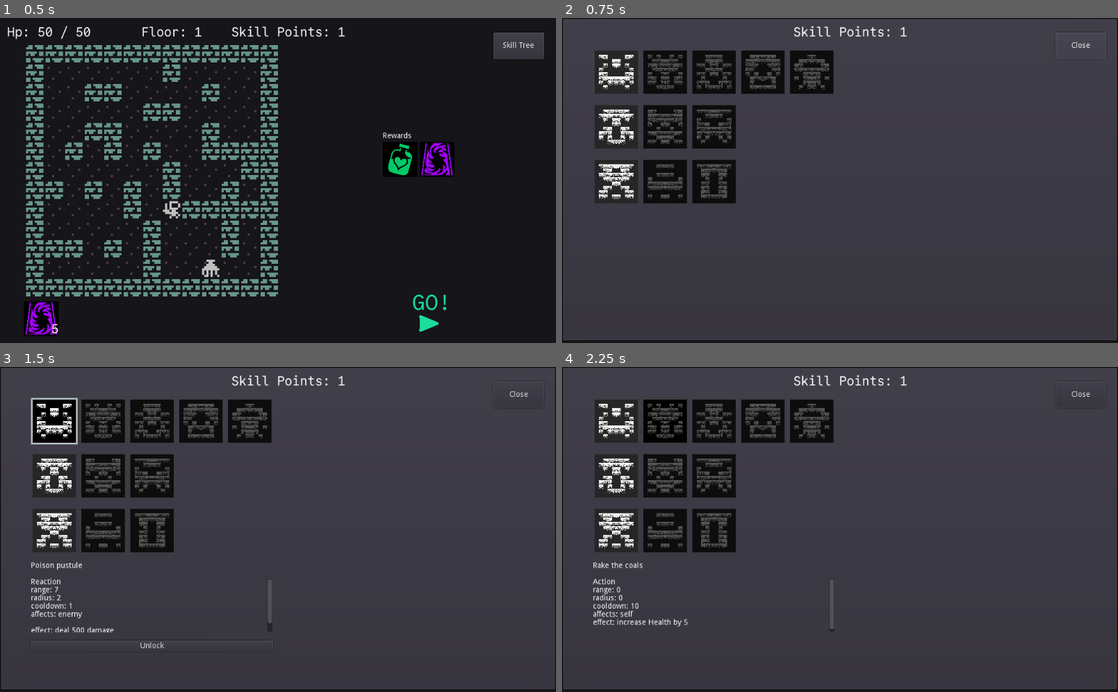
Above: before the commit, frames 1-4 (two rows, left to right).
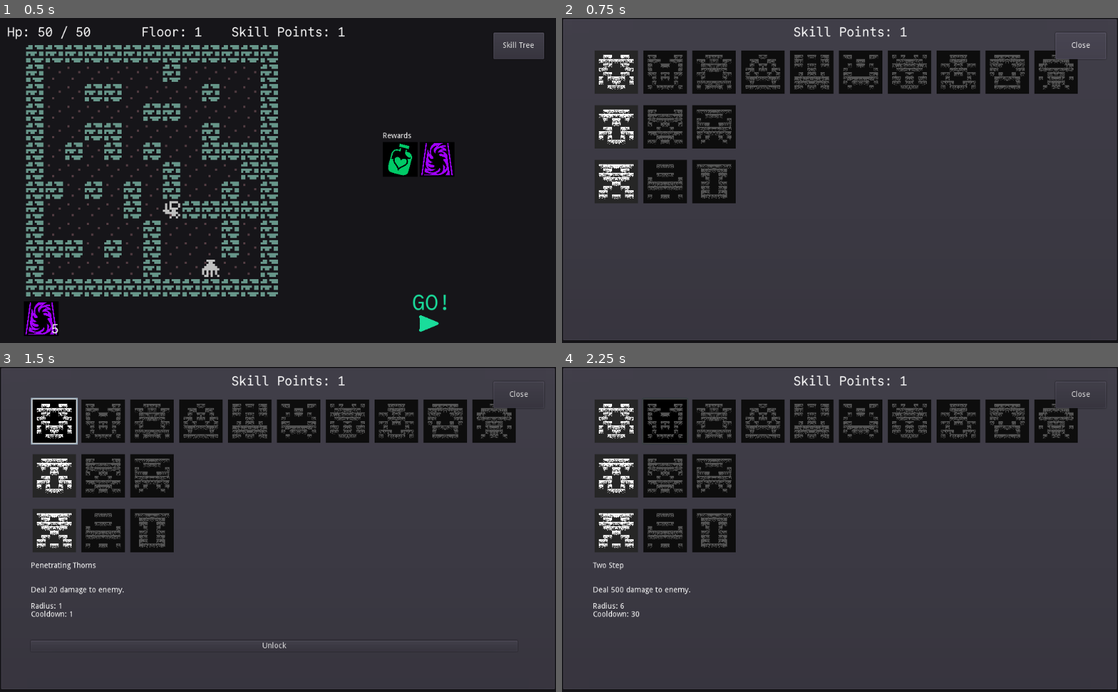
Above: after the commit, the same moments.

Repository: redxaxder/7DRL2024
Game: Godot game, scene res://main.tscn
The game is run twice, just before and just after one commit, with the same random seed, the same clock (stepped at 60 frames per second) and the same inputs.
Inputs (mouse positions are in pixels of both pictures, inside the frame that each line leads up to):
- Up to frame 1 (0.5 s): no input
- Up to frame 2 (0.75 s): click "Skill Tree" at 0.5 s
- Up to frame 3 (1.5 s): click (55, 422) at 1.27 s
- Up to frame 4 (2.25 s): click (667, 422) at 2.02 s

Frame 1 is identical in both runs. In frame 2, 5.3% of the frame differs, in the area x 6-93%, y 10-24%; in frame 3, 6.1%, in the area x 5-93%, y 10-87%; in frame 4, 6.0%.

Commit message:
Tweaking ability descriptions and adding untuned skills.

Diff:
--- a/data/consumables/Consumables.gd
+++ b/data/consumables/Consumables.gd
@@ -171,10 +171,12 @@
 func hover_button(config, button):
 	button.self_modulate = Color(1,1,1)
 	get_node("%ConsumableTooltip").text = config.name + ": " +config.description
+	get_node("%ConsumableTooltip").visible = true
 
 func unhover_button(config, button):
 	button.self_modulate = config.color
 	get_node("%ConsumableTooltip").text = ""
+	get_node("%ConsumableTooltip").visible = false
 
 func use_consumable(type: String):
 	if consumable_inventory[type] > 0:
--- a/data/skills/Ability.gd
+++ b/data/skills/Ability.gd
@@ -66,12 +66,14 @@
 func describe_effect(stats: StatBlock) -> String:
 	match effect.effect_type:
 		SkillsCore.EffectType.Damage:
-			return "deal {0} damage".format([power(stats)])
+			return "Deal {0} damage".format([power(stats)])
 		SkillsCore.EffectType.StatBuff:
-			var increase = "increase"
-			if effect.power < 0: increase = "decrease"
-			return "{increase} {stat} by {power}".format({
-				"increase": increase,
+			var increase = "Add"
+			if effect.power < 0: increase = "Decrease"
+			var buff = "buff" if effect.power > 0 else "debuff"
+
+			return "Add {power} {stat} {buff}".format({
+				"buff": buff,
 				"stat": Stat.NAME[effect.mod_stat],
 				"power": power(stats)
 			})
@@ -98,14 +100,28 @@
 	dict["cooldown"] = cooldown_time(stats)
 #	prints("hp", stats.max_hp())
 	var text = ""
-	text += "{trigger}\n".format(dict)
-	text += "range: {range}\n".format(dict)
-	text += "radius: {radius}\n".format(dict)
-	text += "cooldown: {cooldown}\n".format(dict)
-	text += "affects: {target}\n".format(dict)
+	# text += "{trigger}\n".format(dict)
 	if activation.trigger == SkillsCore.Trigger.Automatic:
 		text += "{activation_text}\n".format(dict)
-	text += "effect: {effect_text}\n".format(dict)
+
+	text += "{effect_text}".format(dict)
+	text += " to {target}.\n".format(dict)
+
+	for m in modifiers:
+		text += "{0} scales off {1}% of {2}.  \n".format([
+			ModParam.keys()[m.modified_param],
+			str(m.coefficient),
+			Stat.Kind.keys()[m.modifier_stat]
+		])
+	text += "\n"
+
+	if dict["range"] > 0:
+		text += "Range: {range}\n".format(dict)
+	if dict["radius"] > 0:
+		text += "Radius: {radius}\n".format(dict)
+	if dict["cooldown"] > 0:
+		text += "Cooldown: {cooldown}\n".format(dict)
+
 	return text
 
 
--- a/data/skills/Bonus.gd
+++ b/data/skills/Bonus.gd
@@ -2,8 +2,8 @@
 
 class_name Bonus
 
-export var stat: int = 0
-export var power: int = 0
+var stat: int = 0
+var power: int = 0
 
 func initialize_bonus(_stat: int, bpower: int):
 	stat = _stat
@@ -17,7 +17,7 @@
 		description += "Permanently lowers "
 	description += Stat.NAME[stat]
 	if power > 0:
-		description += " by {0}".format([power])
+		description += " by {0}.".format([power])
 	else:
-		description += " by {0}".format([-power])
+		description += " by {0}.".format([-power])
 	return description
--- a/data/skills/SkillTree.gd
+++ b/data/skills/SkillTree.gd
@@ -185,12 +185,108 @@
 		"targets": SkillsCore.Target.Enemies,
 		"modifiers": [
 			# as a rule, single digit coefficients on mods
-			Ability.mod(Stat.Kind.Health, Ability.ModParam.Radius, 10)
+			Ability.mod(Stat.Kind.Guts, Ability.ModParam.Radius, 10)
 		],
 		"row": 2
 	})
 
 	append_skill(create_ability_skill(aoe_test_ability), 1)
+
+
+	append_and_create_ability({
+		"label": "Penetrating Thorns",
+		"element": Elements.Kind.Physical,
+		"row": 0,
+			# ***EFFECT***
+		"effect_type":	SkillsCore.EffectType.Damage,
+		"power": 20,
+			# ***EFFECT AIM***
+		"trigger_aim": 	SkillsCore.TriggerAim.EventTarget,
+		"ability_range": 0,
+		"radius": 1,
+		"targets": 		SkillsCore.Target.Enemies,
+			# ***TRIGGER***
+		"trigger": 		SkillsCore.Trigger.Automatic,
+		"filter": 		Activation.Filter.Attack,
+		"filter_actor": 	SkillsCore.Target.Enemies,
+		"cooldown_time":	0,
+	})
+
+	append_and_create_ability({
+		"label": "Two Step",
+		"element": Elements.Kind.Physical,
+		"row": 0,
+			# ***EFFECT***
+		"effect_type":	SkillsCore.EffectType.Damage,
+		"power": 500,
+			# ***EFFECT AIM***
+		"trigger_aim": 	SkillsCore.TriggerAim.Self,
+		"ability_range": 0,
+		"radius": 6,
+		"targets": 		SkillsCore.Target.Enemies,
+			# ***TRIGGER***
+		"trigger": 		SkillsCore.Trigger.Automatic,
+		"filter": 		Activation.Filter.Dodge,
+		"filter_actor": 	SkillsCore.Target.Enemies,
+		"cooldown_time":	30,
+	})
+
+	append_and_create_ability({
+		"label": "Peerless Sleight",
+		"element": Elements.Kind.Physical,
+		"row": 0,
+			# ***EFFECT***
+		"effect_type":	SkillsCore.EffectType.Damage,
+		"power": 500,
+			# ***EFFECT AIM***
+		"trigger_aim": 	SkillsCore.TriggerAim.Self,
+		"ability_range": 0,
+		"radius": 6,
+		"targets": 		SkillsCore.Target.Enemies,
+			# ***TRIGGER***
+		"trigger": 		SkillsCore.Trigger.Automatic,
+		"filter": 		Activation.Filter.Miss,
+		"filter_actor": 	SkillsCore.Target.Enemies,
+		"cooldown_time":	30,
+	})
+
+	append_and_create_ability({
+		"label": "Poison Gulp",
+		"element": Elements.Kind.Poison,
+		"row": 0,
+			# ***EFFECT***
+		"effect_type":	SkillsCore.EffectType.Damage,
+		"power": 500,
+			# ***EFFECT AIM***
+		"trigger_aim": 	SkillsCore.TriggerAim.Self,
+		"ability_range": 0,
+		"radius": 6,
+		"targets": 		SkillsCore.Target.Enemies,
+			# ***TRIGGER***
+		"trigger": 		SkillsCore.Trigger.Automatic,
+		"filter": 		Activation.Filter.Bloodied,
+		"filter_actor": 	SkillsCore.Target.Self,
+		"cooldown_time":	1,
+	})
+
+	append_and_create_ability({
+		"label": "Poison Overflow",
+		"element": Elements.Kind.Poison,
+		"row": 0,
+			# ***EFFECT***
+		"effect_type":	SkillsCore.EffectType.Damage,
+		"power": 500,
+			# ***EFFECT AIM***
+		"trigger_aim": 	SkillsCore.TriggerAim.Self,
+		"ability_range": 0,
+		"radius": 6,
+		"targets": 		SkillsCore.Target.Enemies,
+			# ***TRIGGER***
+		"trigger": 		SkillsCore.Trigger.Automatic,
+		"filter": 		Activation.Filter.Start,
+		"filter_actor": 	SkillsCore.Target.Self,
+		"cooldown_time":	0,
+	})
 
 	append_and_create_ability({
 		"label": "Poison pustule",
--- a/main.tscn
+++ b/main.tscn
@@ -30,6 +30,9 @@
 [sub_resource type="DynamicFont" id=2]
 size = 18
 font_data = ExtResource( 6 )
+
+[sub_resource type="StyleBoxFlat" id=7]
+bg_color = Color( 0.09, 0.08, 0.1, 1 )
 
 [node name="main" type="Node2D"]
 script = ExtResource( 1 )
@@ -47,10 +50,9 @@
 margin_top = 538.0
 margin_right = 816.0
 margin_bottom = 590.0
-custom_styles/panel = SubResource( 6 )
+custom_styles/panel = SubResource( 8 )
 image = ExtResource( 9 )
 text = ""
-use_hover_mod = true
 
 [node name="SAYS_GO" type="Label" parent="GO"]
 margin_left = -5.0
@@ -170,6 +172,16 @@
 custom_fonts/font = SubResource( 1 )
 text = "PREVIEW"
 
+[node name="ConsumableTooltip" type="Label" parent="."]
+unique_name_in_owner = true
+margin_left = 22.0
+margin_top = 486.0
+margin_right = 99.0
+margin_bottom = 507.0
+custom_fonts/font = SubResource( 2 )
+custom_styles/normal = SubResource( 7 )
+text = "Foo bar"
+
 [node name="ConsumablesContainer" type="Control" parent="."]
 unique_name_in_owner = true
 margin_left = 43.0
@@ -188,14 +200,6 @@
 unique_name_in_owner = true
 margin_bottom = 21.0
 
-[node name="ConsumableTooltip" type="Label" parent="ConsumablesContainer/Inventory"]
-unique_name_in_owner = true
-margin_left = 4.0
-margin_right = 81.0
-margin_bottom = 21.0
-custom_fonts/font = SubResource( 2 )
-text = "Foo bar"
-
 [node name="RewardsContainer" type="VBoxContainer" parent="ConsumablesContainer"]
 margin_left = 662.0
 margin_top = -312.0
--- a/project.godot
+++ b/project.godot
@@ -203,7 +203,6 @@
 scen=false
 scene=false
 clear=false
-size=false
 
 [gui]
 
Empty file removed: data/skills/AbilityMod.gd
Not shown: 2 places in main.tscn that only renumber resources
